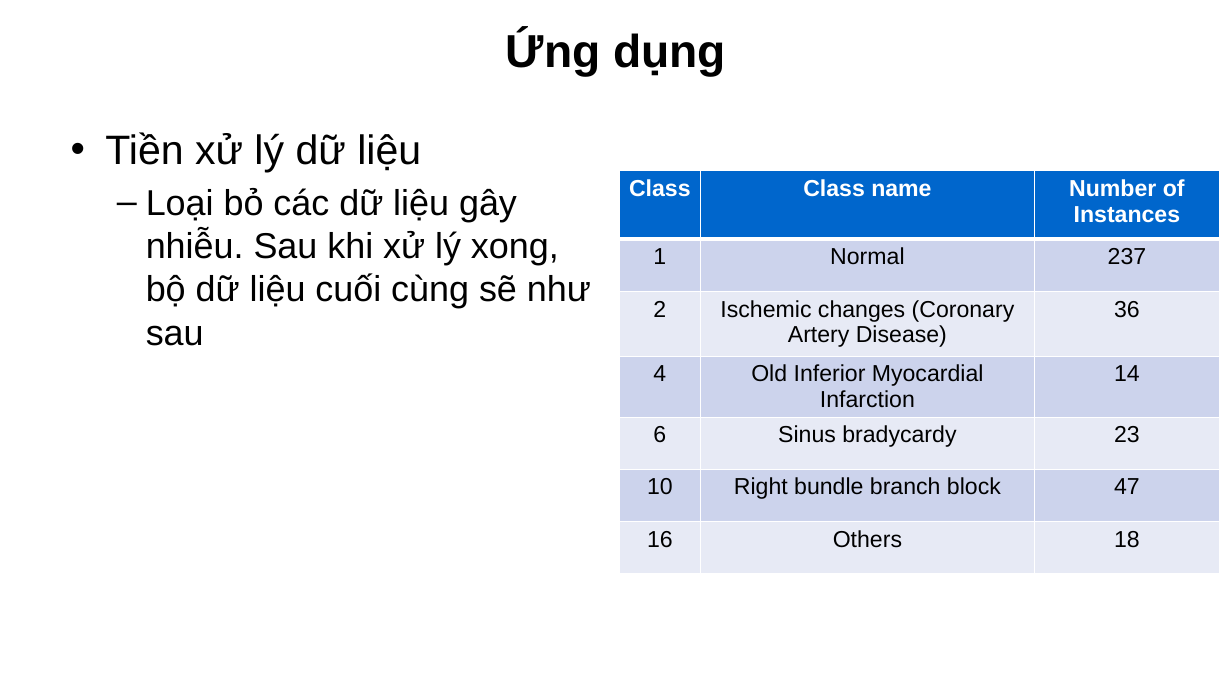
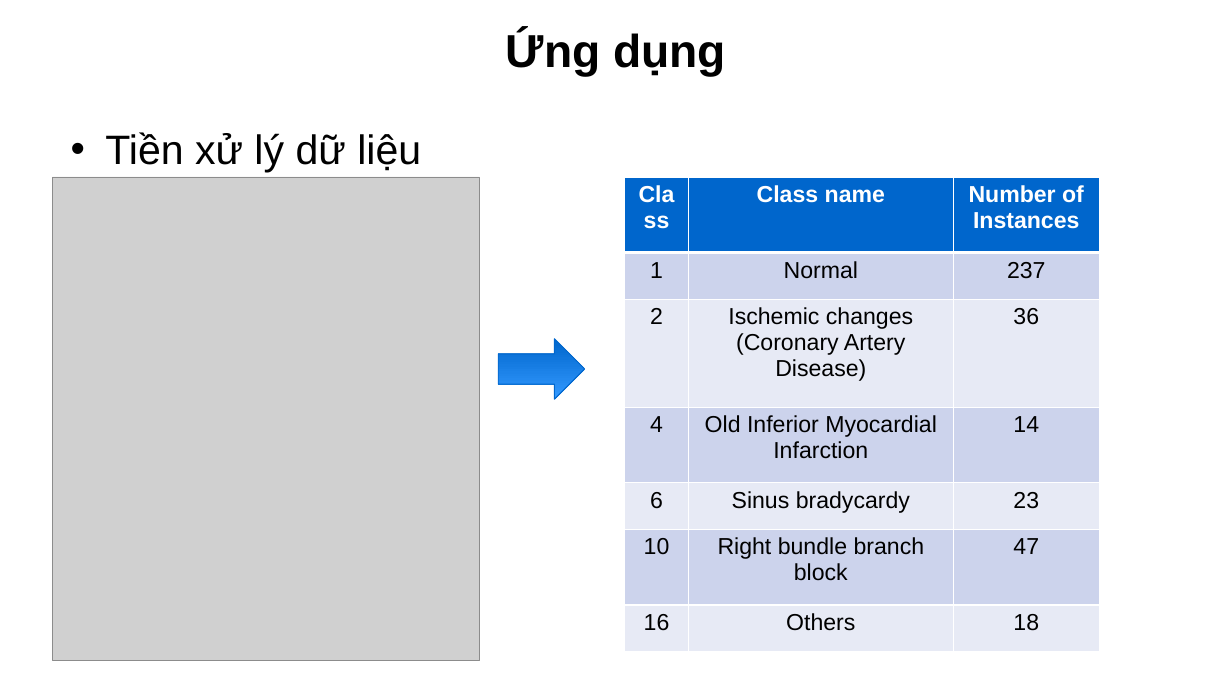
Before and after one commit to devalone2412/TLCN_DA3_MLearning, a slide deck: slide 13 of Machine Learning.pptx (slide 15 before the commit). Drawn at 1232x693 pixels with LibreOffice and Linux fonts; fonts in the diff are those of the drawing; grey boxes stand for pictures; background and template pictures are left out. Boxes give left, top, right and bottom in pixels: in the first picture for what was removed or moved away, otherwise in the second. Text is boxed around its words. In the diff, an @@ line names an element or a change of style, - is before the commit and + after.

```diff
--- a/Machine Learning.pptx
+++ b/Machine Learning.pptx
@@ picture added at box(53, 177, 480, 662) @@
@@ table: place and size @@
-table at box(620, 171, 1219, 566)
+table at box(625, 177, 1100, 652)
@@ text at box(146, 188, 591, 346): paragraph removed @@
-  – Loại bỏ các dữ liệu gây nhiễu. Sau khi xử lý xong, bộ dữ liệu cuối cùng sẽ như sau
@@ right arrow added at box(498, 339, 585, 400), fill gradient #0066CC to #3399FF, outline #0066CC 0.75 pt @@
```
Also in this commit, not shown: 13 other slides changed, 1 slide added, 3 slides removed.
